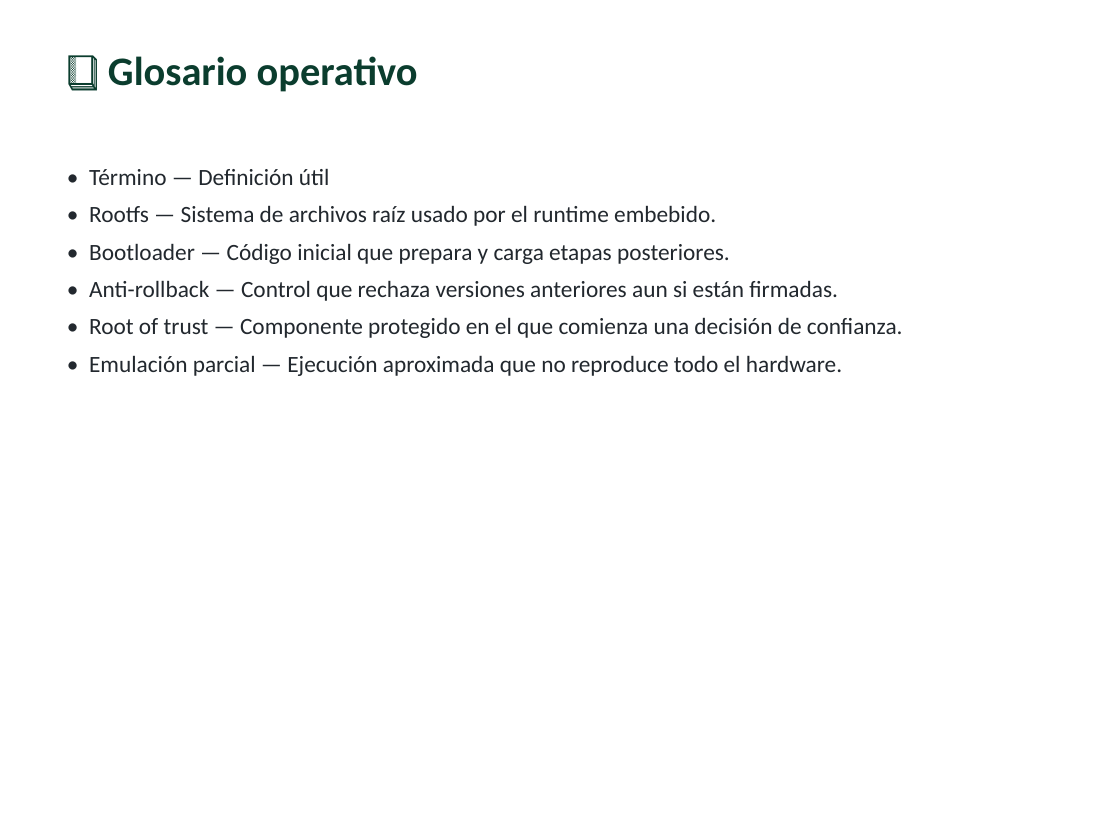
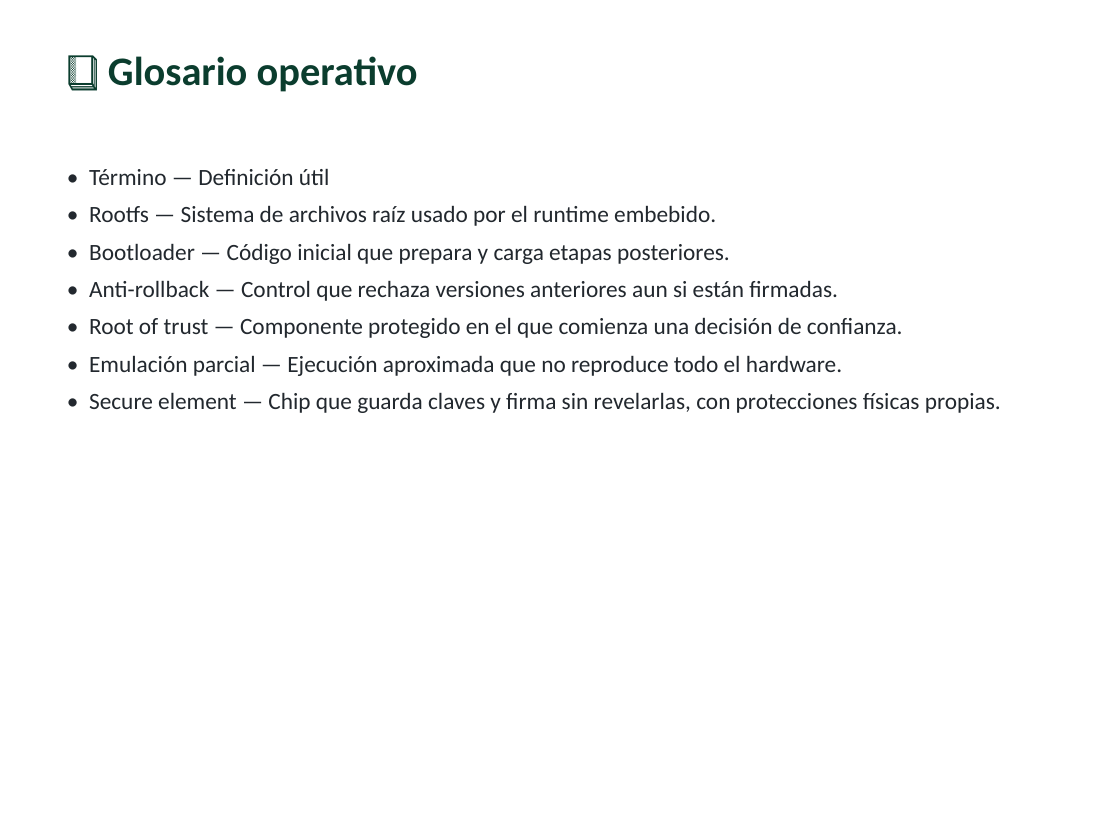
Before and after one commit to vladimiracunadev-create/modern-cybersecurity-program, a slide deck: slide 6 of classes/parte-13-seguridad-movil-iot-e-inalambrica/267-hacking-de-firmware/clase-267-presentacion.pptx. Drawn at 1120x840 pixels with LibreOffice and Linux fonts; fonts in the diff are those of the drawing. Boxes give left, top, right and bottom in pixels: in the first picture for what was removed or moved away, otherwise in the second. Text is boxed around its words. In the diff, an @@ line names an element or a change of style, - is before the commit and + after.

```diff
--- a/classes/parte-13-seguridad-movil-iot-e-inalambrica/267-hacking-de-firmware/clase-267-presentacion.pptx
+++ b/classes/parte-13-seguridad-movil-iot-e-inalambrica/267-hacking-de-firmware/clase-267-presentacion.pptx
@@ text at (89,392,1001,413): paragraph added @@
+• Secure element — Chip que guarda claves y firma sin revelarlas, con protecciones físicas propias.
```
Also in this commit, not shown: 5 other slides changed, 2 slides added, 1 slide removed, 53 other files.
